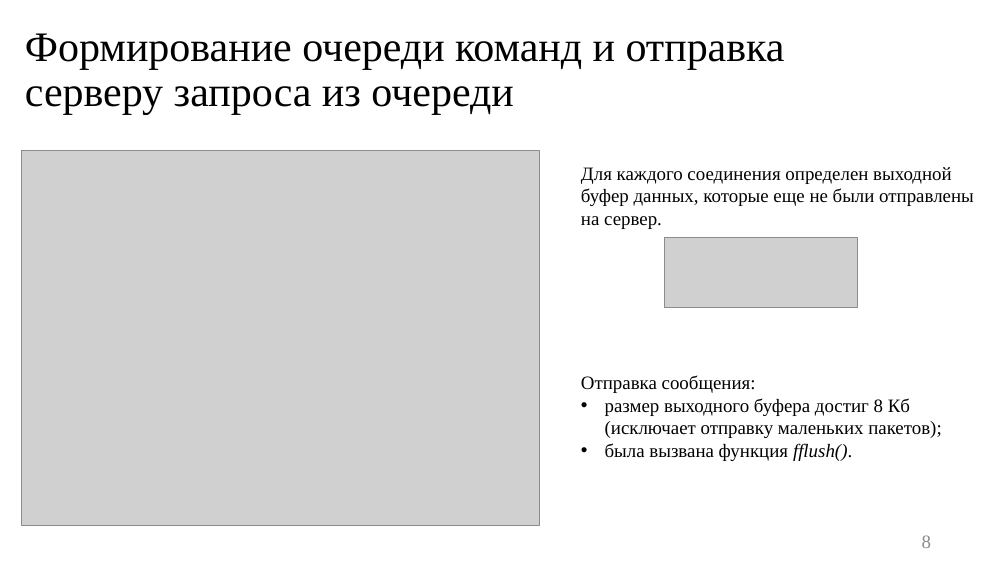
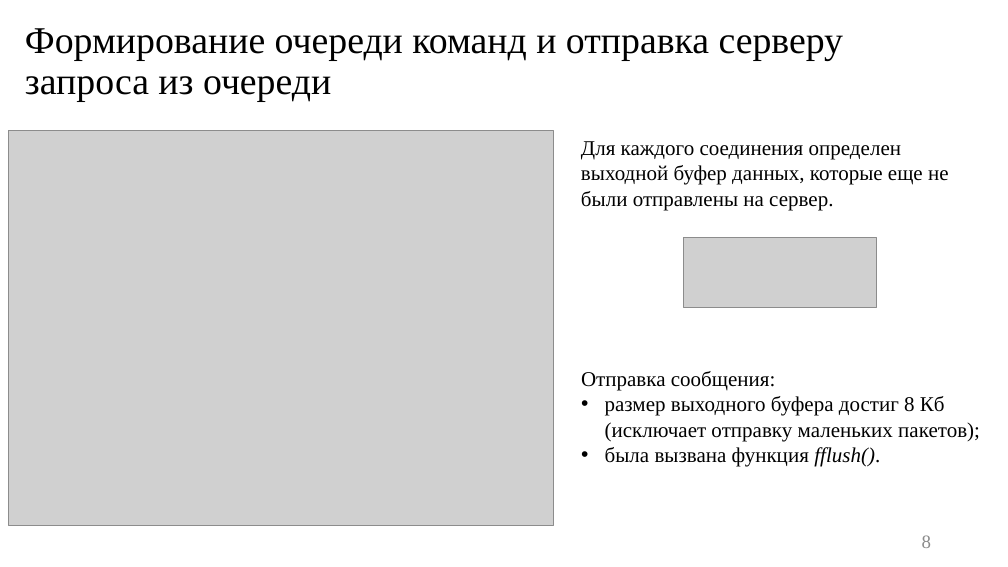
Before and after one commit to platosha-git/Diplom-theory, a slide deck: slide 8 of Презентация.pptx. Drawn at 1008x567 pixels with LibreOffice and Linux fonts; fonts in the diff are those of the drawing; grey boxes stand for pictures. Boxes give left, top, right and bottom in pixels: in the first picture for what was removed or moved away, otherwise in the second. Text is boxed around its words. In the diff, an @@ line names an element or a change of style, - is before the commit and + after.

```diff
--- a/Презентация.pptx
+++ b/Презентация.pptx
@@ title "Формирование очереди команд и отправка ..." at <box>25,28,844,102</box>: size 40 to 36 pt @@
@@ picture: place and size @@
-picture at <box>22,150,540,526</box>
+picture at <box>9,131,554,526</box>
@@ text "Для каждого соединения определен выходной ..." at <box>581,141,949,210</box>: size 18 to 20 pt @@
@@ text "Для каждого соединения определен выходной ...": place and size @@
-text "Для каждого соединения определен выходной ..." at <box>581,167,974,229</box>
+text "Для каждого соединения определен выходной ..." at <box>581,141,949,210</box>
@@ picture: place and size @@
-picture at <box>664,237,857,308</box>
+picture at <box>684,237,876,308</box>
@@ text "Отправка сообщения:" at <box>581,371,980,467</box>: size 18 to 20 pt @@
```
Also in this commit, not shown: 5 other slides changed, 18 other files.
